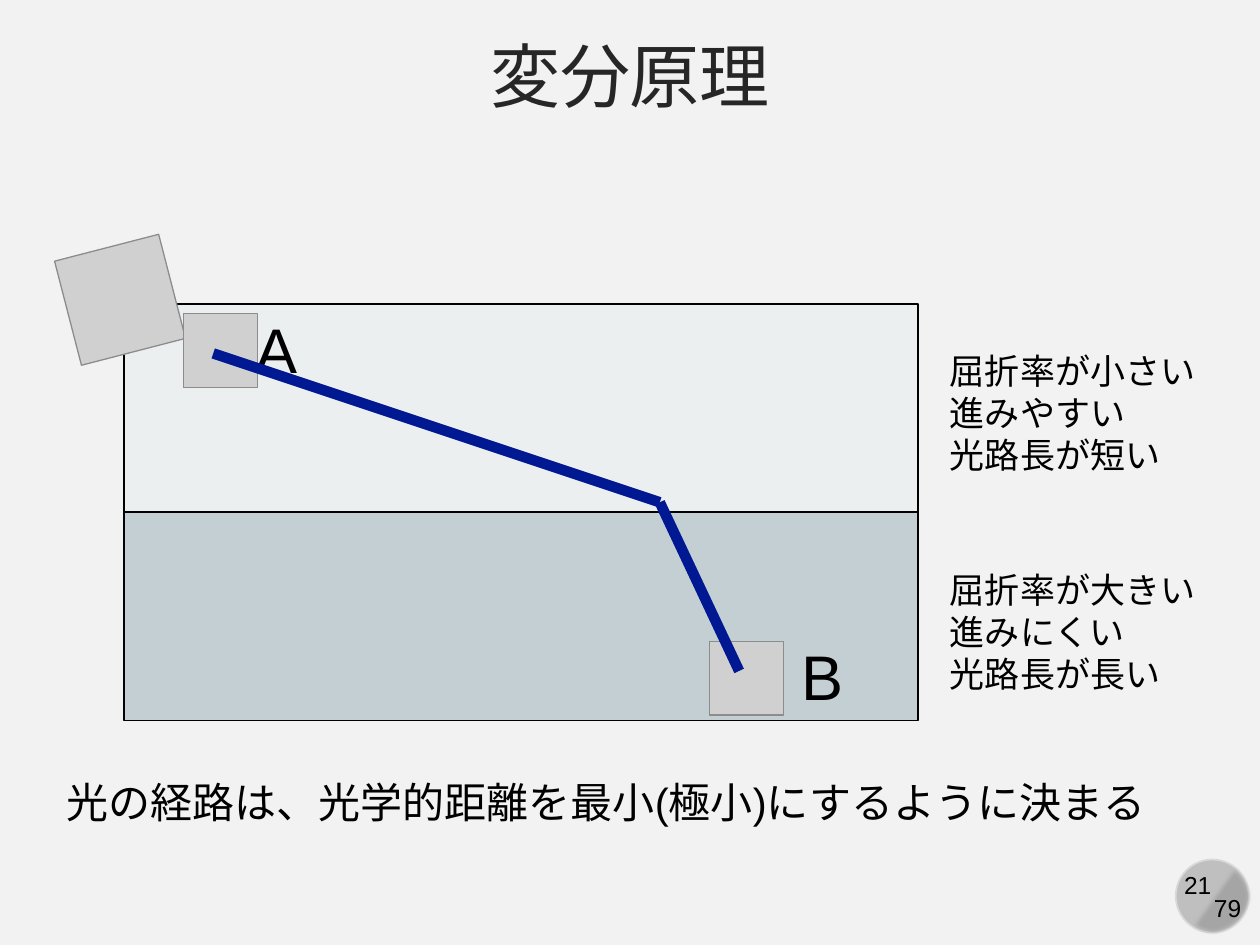
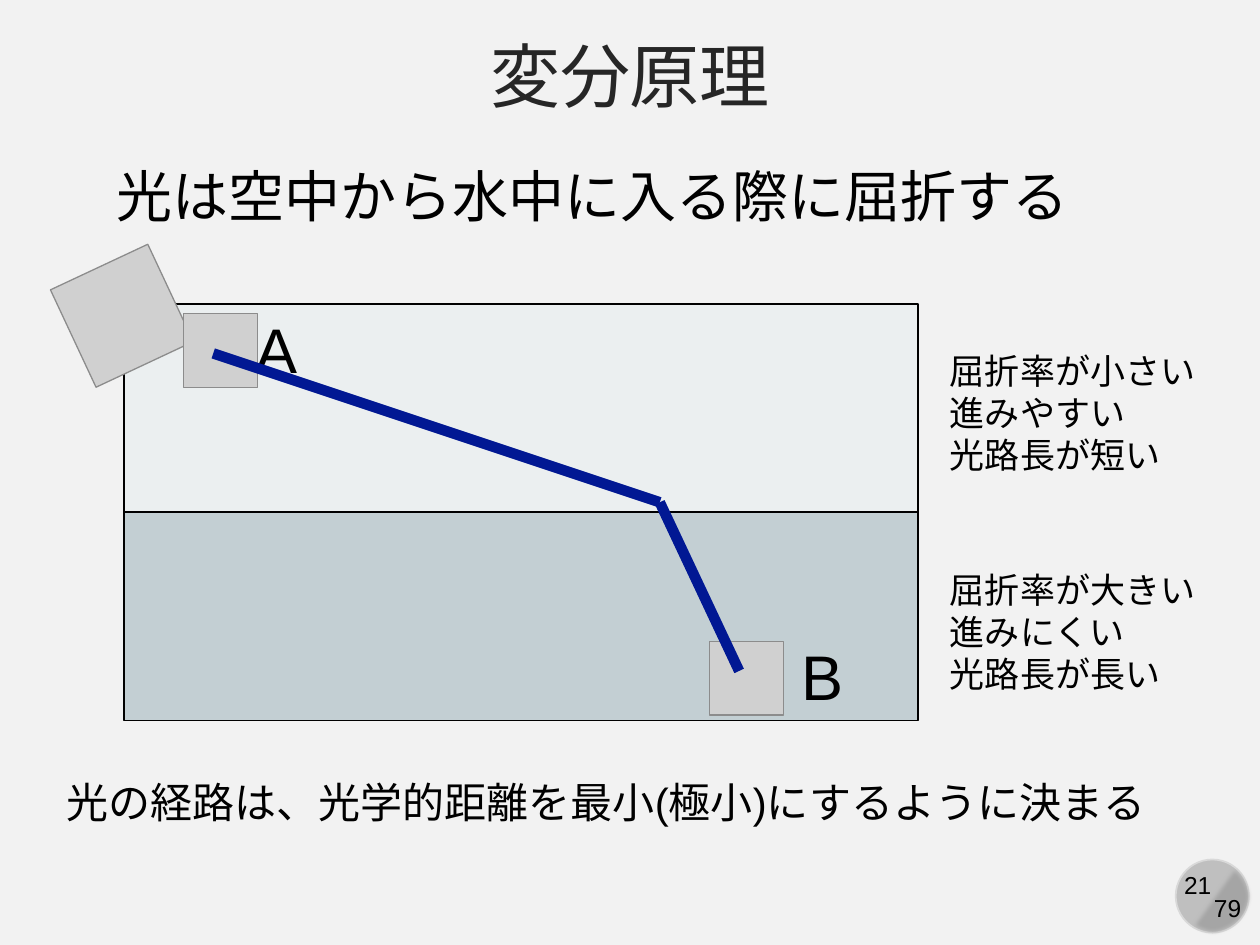
Before and after one commit to kaityo256/simulation_engineering, a slide deck: slide 21 of 05_md_basic/simulation05.pptx. Drawn at 1260x945 pixels with LibreOffice and Linux fonts; fonts in the diff are those of the drawing; grey boxes stand for pictures. Boxes give left, top, right and bottom in pixels: in the first picture for what was removed or moved away, otherwise in the second. Text is boxed around its words. In the diff, an @@ line names an element or a change of style, - is before the commit and + after.

```diff
--- a/05_md_basic/simulation05.pptx
+++ b/05_md_basic/simulation05.pptx
@@ text added at box(117, 170, 1069, 222), 32 pt, text #000000 @@
+光は空中から水中に入る際に屈折する
@@ picture at box(50, 244, 193, 387): rotation 75 to 64 degrees @@
```
Also in this commit, not shown: 2 other slides changed, 2 slides added.
